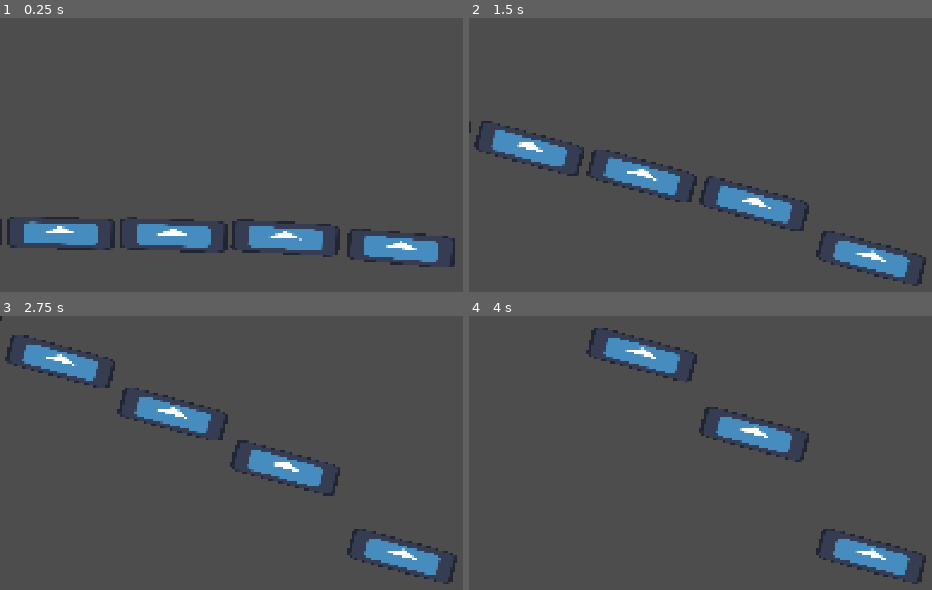
Above: before the commit, frames 1-4 (two rows, left to right).
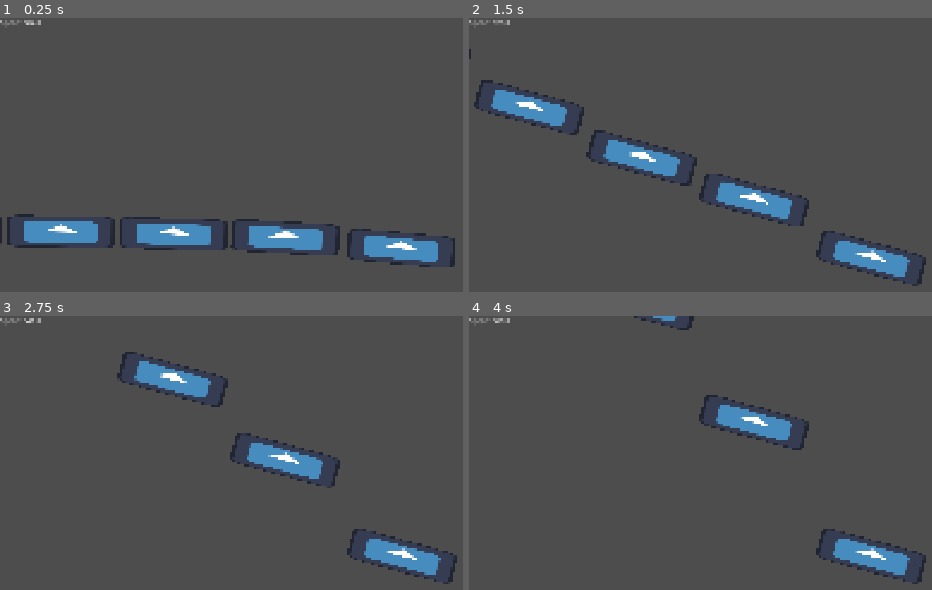
Above: after the commit, the same moments.

Repository: g3evorz/Gameseed-2026
Game: Godot game, scene res://Scenes/Components/kereta.tscn
Same seed, same stepped clock (60 frames per second), same inputs: the game is played once before the commit and once after it. The engine's default icon, where the game draws it, is replaced by a stand-in: a white triangle on a blue panel in a dark square.
Inputs:
- Up to frame 1 (0.25 s): no input
- Up to frame 2 (1.5 s): tap Enter (ui_accept) at 0.5, 0.77 s
- Up to frame 3 (2.75 s): tap Enter (ui_accept) at 1.52 s
- Up to frame 4 (4 s): tap Enter (ui_accept) at 3.02, 3.77 s

The runs differ from the first frame. In frame 1, 1.4% of the frame differs, in the area x 0-74%, y 0-88%; in frame 2, 7.0%, in the area x 0-74%, y 0-78%; in frame 3, 6.4%; in frame 4, 3.8%.

Commit message:
Revise "Gerbong" Respond Time & Gradual Speed
Gerbong become gradually unresponsive to "Kepala" as the amount is became longer. Train also gradually Speeding as the time goes longer.

Diff:
--- a/Scenes/Components/Kereta/kepala.tscn
+++ b/Scenes/Components/Kereta/kepala.tscn
@@ -22,3 +22,9 @@
 
 [node name="CollisionShape2D" type="CollisionShape2D" parent="CharacterBody2D" unique_id=1440733009]
 shape = SubResource("RectangleShape2D_eu8wk")
+
+[node name="CanvasLayer" type="CanvasLayer" parent="CharacterBody2D" unique_id=1870364125]
+
+[node name="LabelSpeed" type="Label" parent="CharacterBody2D/CanvasLayer" unique_id=448355568]
+offset_right = 40.0
+offset_bottom = 23.0
--- a/Scenes/Components/kereta.tscn
+++ b/Scenes/Components/kereta.tscn
@@ -20,13 +20,3 @@
 [node name="Gerbong4" parent="KumpulanGerbong" unique_id=295298761 instance=ExtResource("3_k3j8q")]
 
 [node name="Gerbong5" parent="KumpulanGerbong" unique_id=534880205 instance=ExtResource("3_k3j8q")]
-
-[node name="Gerbong6" parent="KumpulanGerbong" unique_id=1304780013 instance=ExtResource("3_k3j8q")]
-
-[node name="Gerbong7" parent="KumpulanGerbong" unique_id=1884892492 instance=ExtResource("3_k3j8q")]
-
-[node name="Gerbong8" parent="KumpulanGerbong" unique_id=1870618193 instance=ExtResource("3_k3j8q")]
-
-[node name="Gerbong9" parent="KumpulanGerbong" unique_id=918187978 instance=ExtResource("3_k3j8q")]
-
-[node name="Gerbong10" parent="KumpulanGerbong" unique_id=1287362163 instance=ExtResource("3_k3j8q")]
--- a/Script/kepala.gd
+++ b/Script/kepala.gd
@@ -1,8 +1,11 @@
 extends CharacterBody2D
 
 # --- Konfigurasi Pergerakan ---
-@export var SPEED = 300.0
 @export var JUMP_VELOCITY = -500.0
+@export var BASE_SPEED = 300.0
+@export var MAX_SPEED = 1000.0
+@export var ACCELERATION = 15.0
+var current_speed = 0.0
 
 # --- Konfigurasi Efek Tilting Parabola ---
 @export var MAX_TILT_UP = -20.0   # Derajat maksimal saat naik (hidung ke atas)
@@ -10,7 +13,11 @@
 @export var TILT_SMOOTHNESS = 10.0 # Seberapa mulus transisi rotasinya
 
 @onready var sprite = $Sprite2D
+@onready var label_speed = $CanvasLayer/LabelSpeed
 var gravity = ProjectSettings.get_setting("physics/2d/default_gravity")
+
+func _ready():
+	current_speed = BASE_SPEED
 
 func _physics_process(delta):
 	# 1. Terapkan Gravitasi
@@ -21,8 +28,9 @@
 	if Input.is_action_just_pressed("ui_accept") and is_on_floor():
 		velocity.y = JUMP_VELOCITY
 
-	# 3. Gerakan Otomatis ke Depan
-	velocity.x = SPEED
+	# 3. Gerakan Otomatis ke Depan Gradually
+	current_speed = move_toward(current_speed, MAX_SPEED, ACCELERATION * delta)
+	velocity.x = current_speed
 
 	# 4. Efek Tilting Parabola Berdasarkan Kecepatan Vertikal
 	var target_rotation = 0.0
@@ -47,6 +55,7 @@
 
 	# Gunakan fungsi lerp_angle untuk menggerakkan rotasi secara mulus ke targetnya
 	sprite.rotation = lerp_angle(sprite.rotation, target_rotation, TILT_SMOOTHNESS * delta)
+	label_speed.text = "Speed: " + str(round(current_speed))
 
 	# 5. Eksekusi pergerakan fisika
 	move_and_slide()
--- a/Script/kereta.gd
+++ b/Script/kereta.gd
@@ -11,6 +11,8 @@
 # - Semakin besar (misal 20.0), gerbong akan bereaksi sangat cepat (kaku).
 # - Semakin kecil (misal 5.0), gerbong akan melar dan lambat ditarik.
 @export var KEKAKUAN_RANTAI = 15.0
+@export var FAKTOR_AWAL = 0.9
+@export var FAKTOR_PELURUHAN = 0.8
 
 func _physics_process(delta):
 	var daftar_gerbong = kumpulan_gerbong.get_children()
@@ -38,7 +40,13 @@
 			target_y = gerbong_depan.global_position.y
 			target_rot = gerbong_depan.rotation
 
-		# 3. INTERPOLASI (Lerp): Bergerak menuju target secara berangsur-angsur
-		# Inilah yang menciptakan efek "Semi-Rigid" dan merambat dari depan ke belakang
-		gerbong.global_position.y = lerp(gerbong.global_position.y, target_y, KEKAKUAN_RANTAI * delta)
-		gerbong.rotation = lerp_angle(gerbong.rotation, target_rot, KEKAKUAN_RANTAI * delta)
+		# --- REVISI: KALKULASI KEKAKUAN DINAMIS ---
+		# Menggunakan fungsi matematika pow (pangkat) untuk menciptakan penurunan kurva yang halus.
+		# i=0 -> pow(0.8, 0) = 1.0  (Kekuatan 100%)
+		# i=1 -> pow(0.8, 1) = 0.8  (Kekuatan 80%)
+		# i=2 -> pow(0.8, 2) = 0.64 (Kekuatan 64%)
+		# i=3 -> pow(0.8, 3) = 0.51 (Kekuatan 51%)
+		var kekakuan_dinamis = KEKAKUAN_RANTAI * FAKTOR_AWAL * pow(FAKTOR_PELURUHAN, i)
+
+		gerbong.global_position.y = lerp(gerbong.global_position.y, target_y, kekakuan_dinamis * delta)
+		gerbong.rotation = lerp_angle(gerbong.rotation, target_rot, kekakuan_dinamis * delta)
